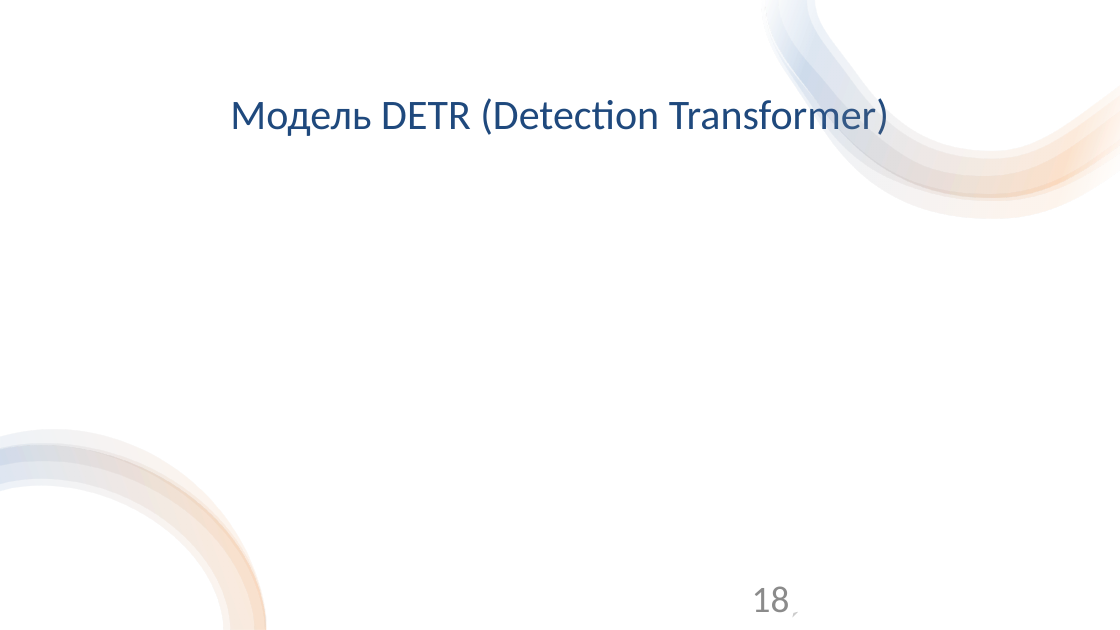
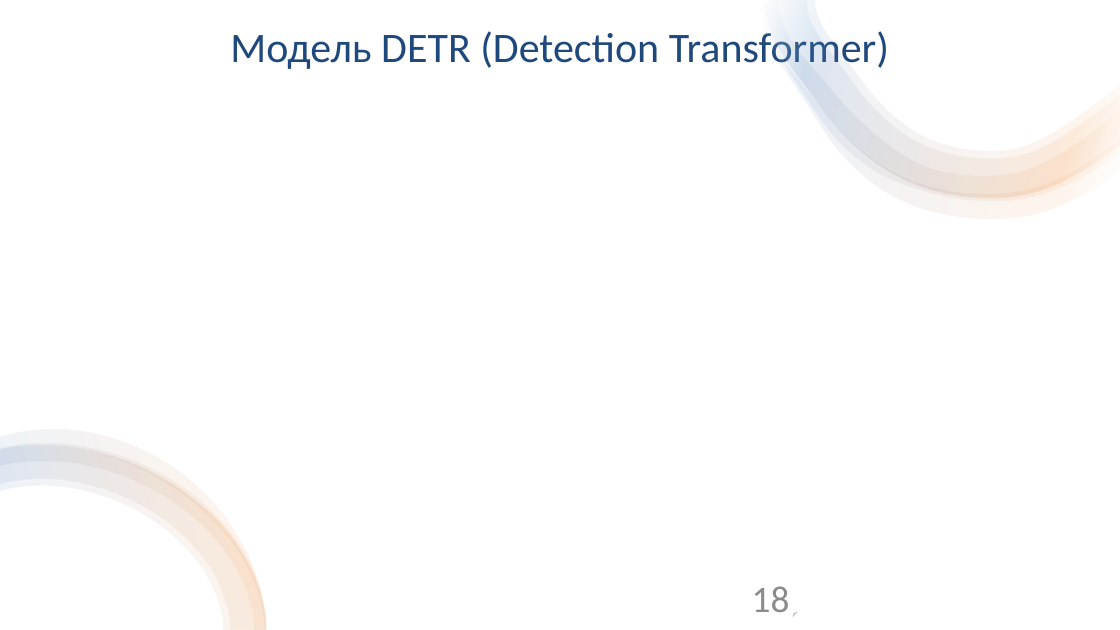
Before and after one commit to ly0wenka/dis_f, a slide deck: slide 18 of dissertation_Kondratov_slides.pptx. Drawn at 1120x630 pixels with LibreOffice and Linux fonts; fonts in the diff are those of the drawing; grey boxes stand for pictures. Boxes give left, top, right and bottom in pixels: in the first picture for what was removed or moved away, otherwise in the second. Text is boxed around its words. In the diff, an @@ line names an element or a change of style, - is before the commit and + after.

```diff
--- a/dissertation_Kondratov_slides.pptx
+++ b/dissertation_Kondratov_slides.pptx
@@ title "Модель DETR (Detection Transformer)" rewrapped from [230, 95, 889, 140] to [230, 31, 889, 72] @@
```
Also in this commit, not shown: 9 other slides changed.
